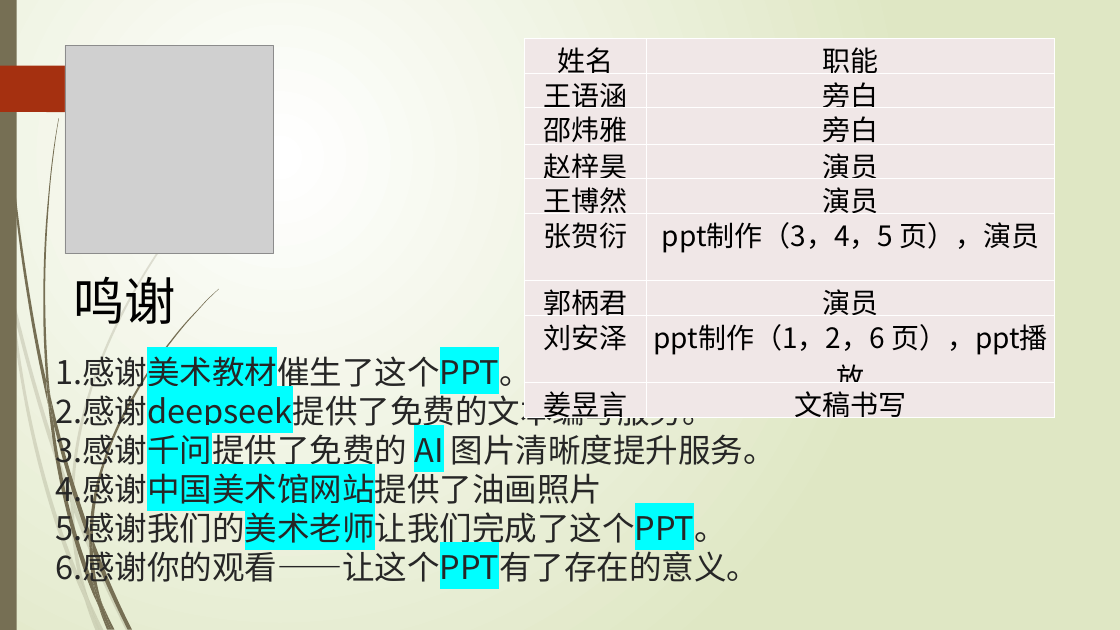
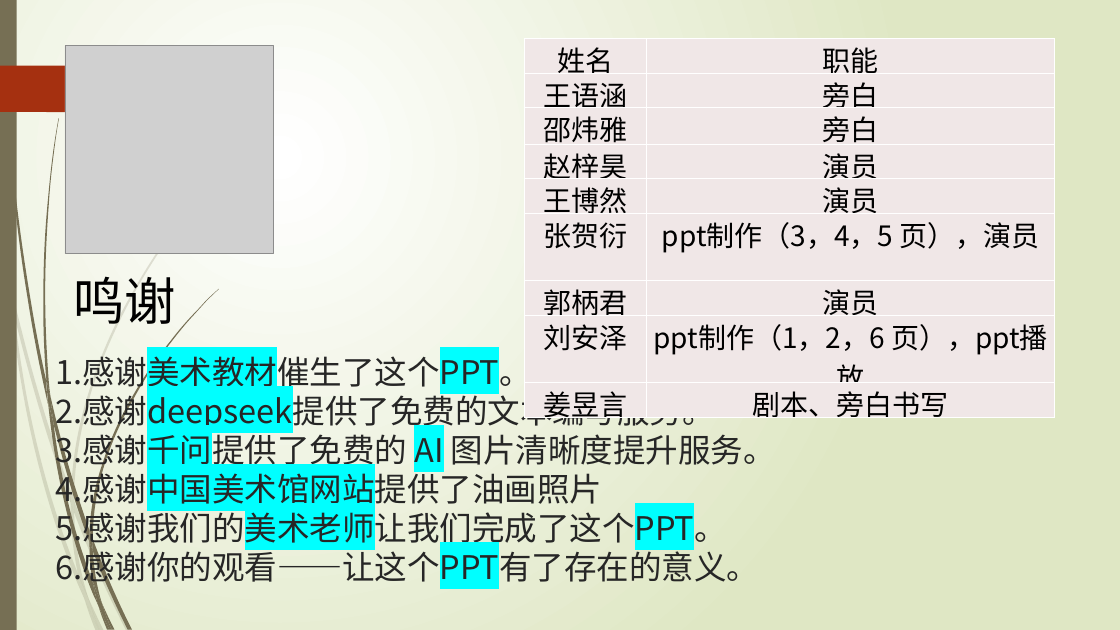
Before and after one commit to Zhao-Yidan1982/meishuzuoye, a slide deck: slide 5 of 《千年土地翻了身》.pptx. Drawn at 1120x630 pixels with LibreOffice and Linux fonts; fonts in the diff are those of the drawing; grey boxes stand for pictures. Boxes give left, top, right and bottom in pixels: in the first picture for what was removed or moved away, otherwise in the second. Text is boxed around its words. In the diff, an @@ line names an element or a change of style, - is before the commit and + after.

Commit message:
modified:   README.md 	modified:   "\343\200\212\345\215\203\345\271\264\345\234\237\345\234\260\347\277\273\344\272\206\350\272\253\343\200\213.pptx"

```diff
--- a/《千年土地翻了身》.pptx
+++ b/《千年土地翻了身》.pptx
@@ table at <box>525,39,1055,427</box> @@
-row 9, column 2: 文稿书写
+row 9, column 2: 剧本、旁白书写
```
Also in this commit, not shown: 1 other file.
